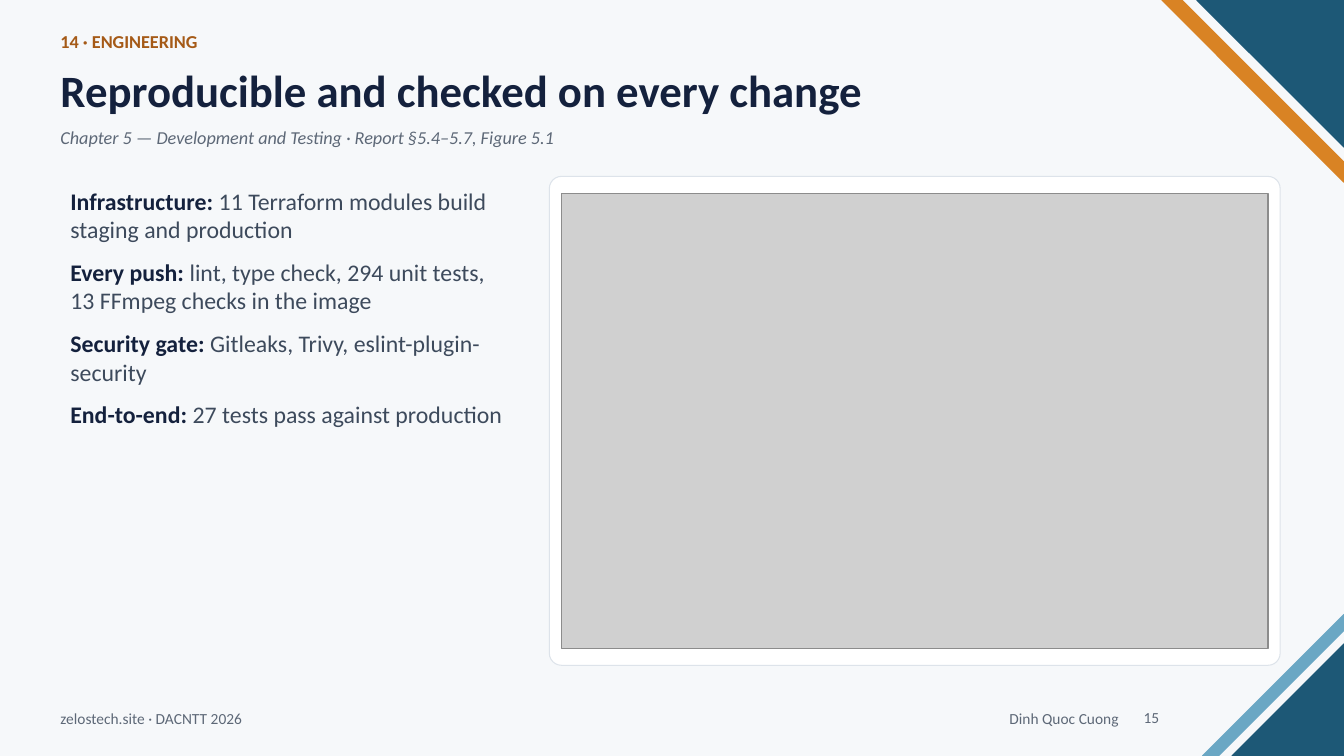
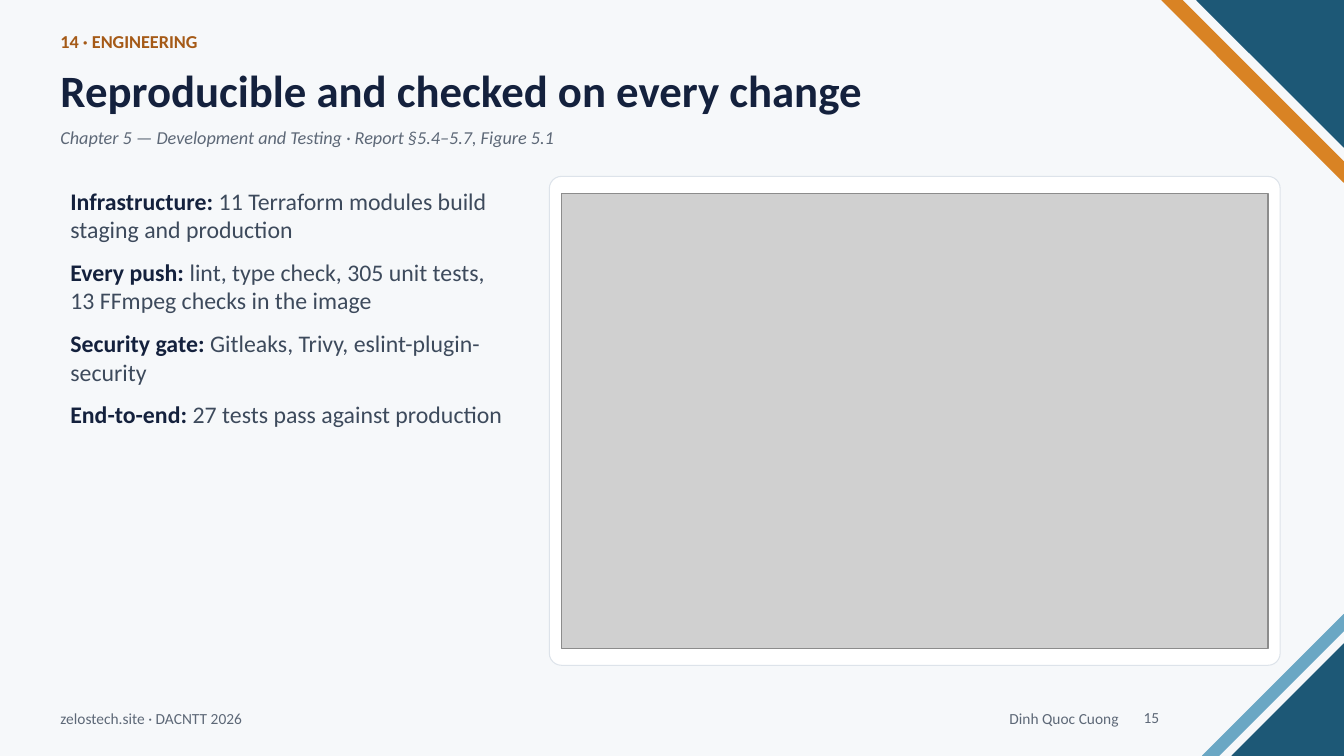
Before and after one commit to DinhQuocCuong28664/DACNTT_VideoStreaming, a slide deck: slide 15 of presentation/zelos-defense-B.pptx. Drawn at 1344x756 pixels with LibreOffice and Linux fonts; fonts in the diff are those of the drawing; grey boxes stand for pictures. Boxes give left, top, right and bottom in pixels: in the first picture for what was removed or moved away, otherwise in the second. Text is boxed around its words. In the diff, an @@ line names an element or a change of style, - is before the commit and + after.

```diff
--- a/presentation/zelos-defense-B.pptx
+++ b/presentation/zelos-defense-B.pptx
@@ text at [70, 264, 485, 313]: text changed @@
-• Every push: lint, type check, 294 unit tests, 13 FFmpeg checks in the image
+• Every push: lint, type check, 305 unit tests, 13 FFmpeg checks in the image
```
Also in this commit, not shown: 2 other slides changed, 1 other file.
